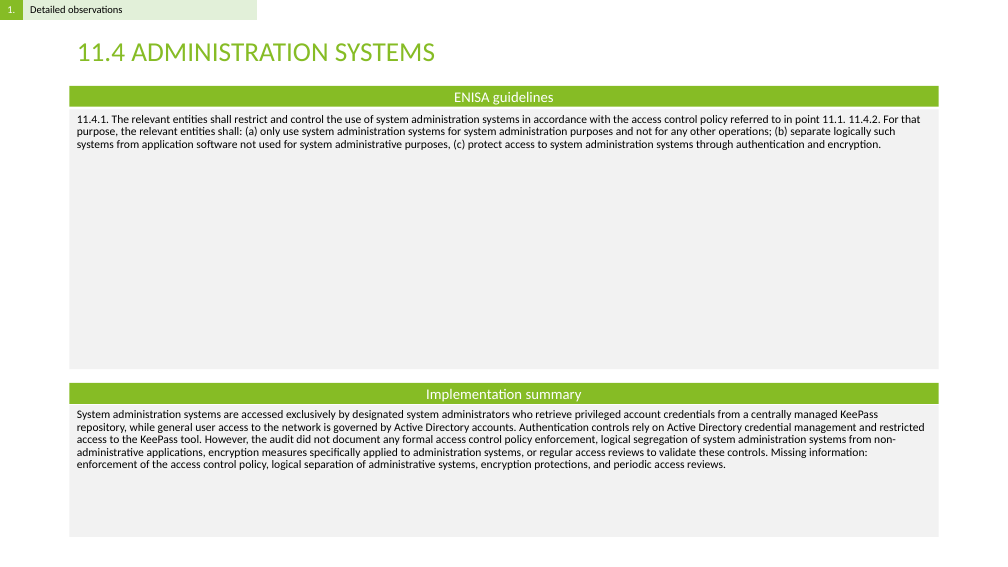
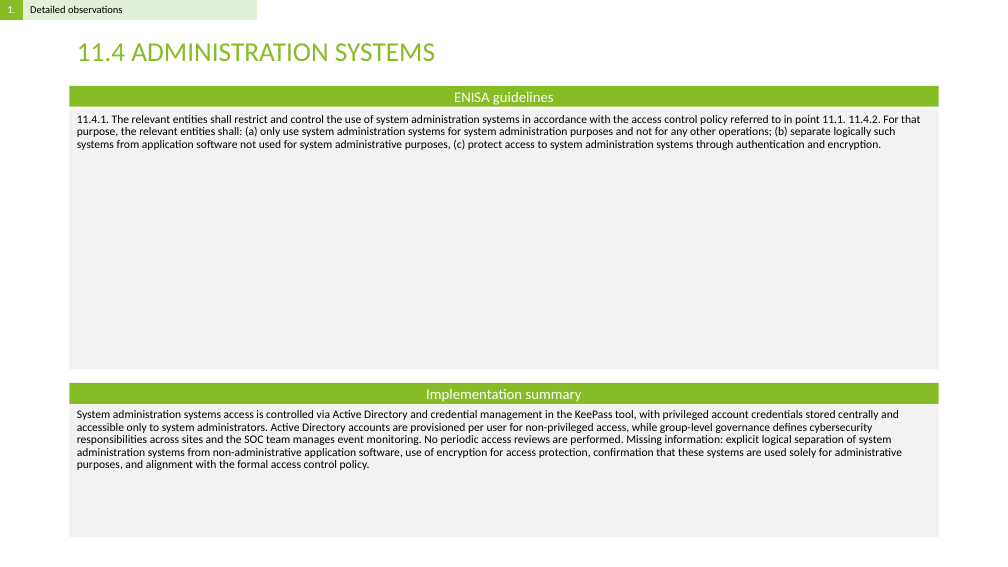
Before and after one commit to Rokas01/tprm, a slide deck: slide 8 of filename.pptx. Drawn at 1008x567 pixels with LibreOffice and Linux fonts; fonts in the diff are those of the drawing. Boxes give left, top, right and bottom in pixels: in the first picture for what was removed or moved away, otherwise in the second. Text is boxed around its words. In the diff, an @@ line names an element or a change of style, - is before the commit and + after.

```diff
--- a/filename.pptx
+++ b/filename.pptx
@@ text at (77,410,902,470): text changed @@
-System administration systems are accessed exclusively by designated system administrators who retrieve privileged account credentials from a centrally managed KeePass repository, while general user access to the network is governed by Active Directory accounts. Authentication controls rely on Active Directory credential management and restricted access to the KeePass tool. However, the audit did not document any formal access control policy enforcement, logical segregation of system administration systems from non-administrative applications, encryption measures specifically applied to administration systems, or regular access reviews to validate these controls. Missing information: enforcement of the access control policy, logical separation of administrative systems, encryption protections, and periodic access reviews.
+System administration systems access is controlled via Active Directory and credential management in the KeePass tool, with privileged account credentials stored centrally and accessible only to system administrators. Active Directory accounts are provisioned per user for non-privileged access, while group-level governance defines cybersecurity responsibilities across sites and the SOC team manages event monitoring. No periodic access reviews are performed. Missing information: explicit logical separation of system administration systems from non-administrative application software, use of encryption for access protection, confirmation that these systems are used solely for administrative purposes, and alignment with the formal access control policy.
```
Also in this commit, not shown: 13 other slides changed, 1 other file.
